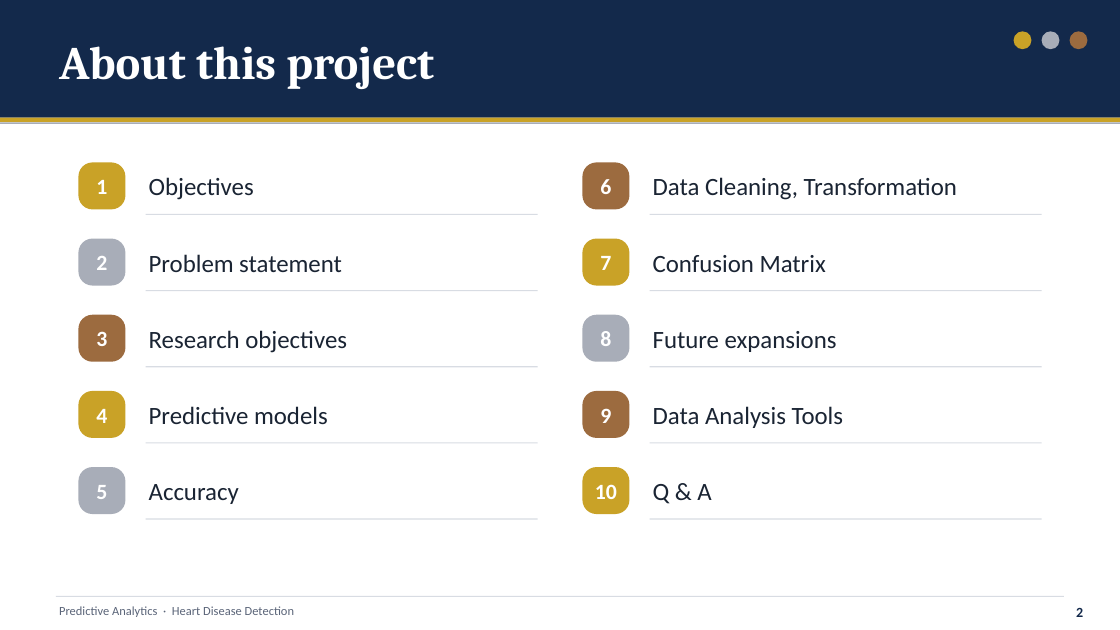
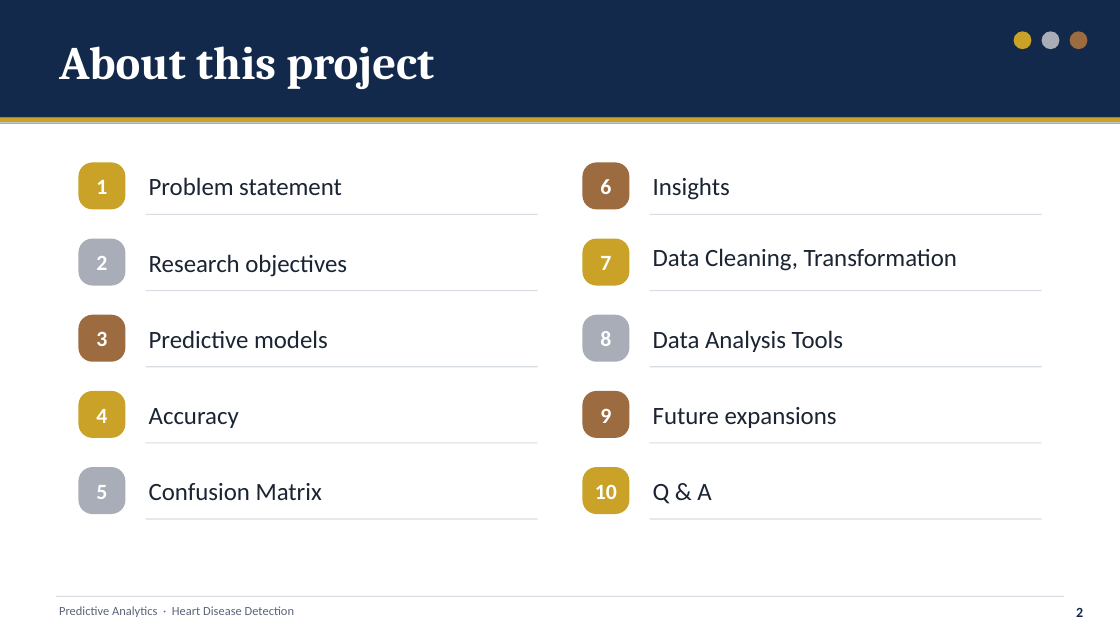
Before and after one commit to limkiankok88/Heart_disease_detection, a slide deck: slide 2 of Document/1. Capstone - CTO.pptx. Drawn at 1120x630 pixels with LibreOffice and Linux fonts; fonts in the diff are those of the drawing. Boxes give left, top, right and bottom in pixels: in the first picture for what was removed or moved away, otherwise in the second. Text is boxed around its words. In the diff, an @@ line names an element or a change of style, - is before the commit and + after.

```diff
--- a/Document/1. Capstone - CTO.pptx
+++ b/Document/1. Capstone - CTO.pptx
@@ text "Problem statement" moved from (x1=149, y1=254, x2=342, y2=272) to (x1=149, y1=177, x2=342, y2=195) @@
@@ text removed at (x1=149, y1=177, x2=254, y2=200) @@
-Objectives
@@ text added at (x1=653, y1=177, x2=730, y2=200), 16 pt, text #1A2433 @@
+Insights
@@ text "Data Cleaning, Transformation" moved from (x1=653, y1=177, x2=957, y2=200) to (x1=653, y1=248, x2=957, y2=271) @@
@@ text "Research objectives" moved from (x1=149, y1=330, x2=347, y2=353) to (x1=149, y1=254, x2=347, y2=277) @@
@@ text "Predictive models" moved from (x1=149, y1=406, x2=328, y2=424) to (x1=149, y1=330, x2=328, y2=348) @@
@@ text "Data Analysis Tools" moved from (x1=653, y1=406, x2=843, y2=428) to (x1=653, y1=330, x2=843, y2=352) @@
@@ text "Accuracy" moved from (x1=149, y1=484, x2=239, y2=504) to (x1=149, y1=408, x2=239, y2=428) @@
@@ text "Future expansions" moved from (x1=653, y1=331, x2=837, y2=352) to (x1=653, y1=407, x2=837, y2=428) @@
@@ text "Confusion Matrix" moved from (x1=653, y1=255, x2=826, y2=272) to (x1=149, y1=483, x2=322, y2=500) @@
```
Also in this commit, not shown: 2 other slides changed, 2 other files.
